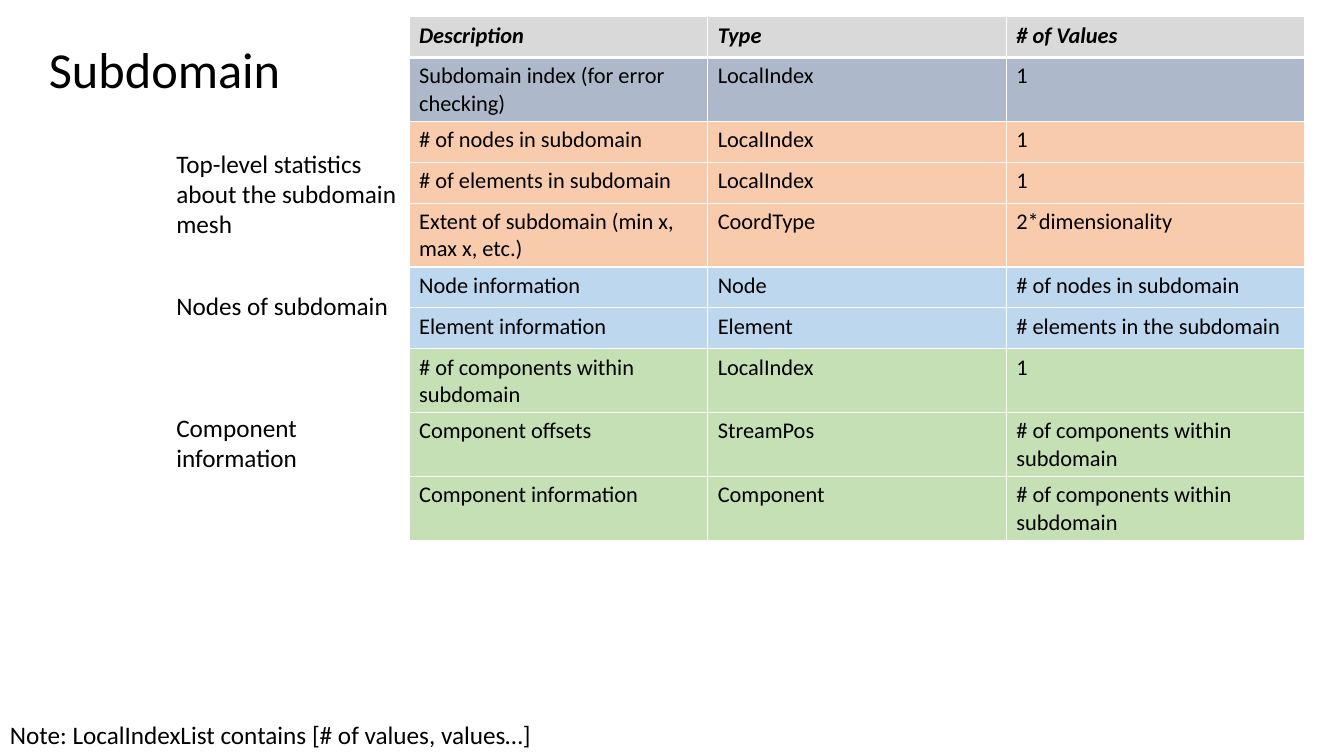
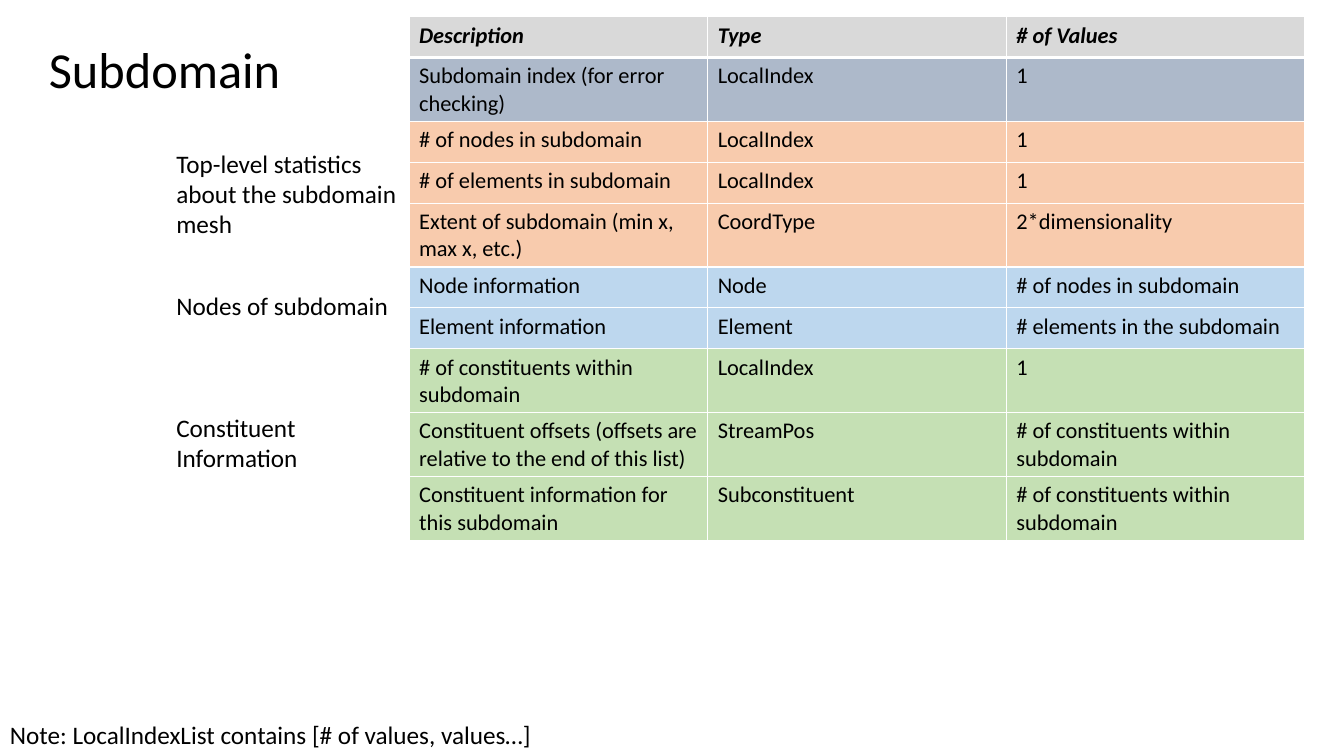
Before and after one commit to afrl/sheff-fea-io, a slide deck: slide 13 of docs/FormatSpecification.pptx (slide 12 before the commit). Drawn at 1344x756 pixels with LibreOffice and Linux fonts; fonts in the diff are those of the drawing. Boxes give left, top, right and bottom in pixels: in the first picture for what was removed or moved away, otherwise in the second. Text is boxed around its words. In the diff, an @@ line names an element or a change of style, - is before the commit and + after.

Commit message:
Changed jargon to constituents, almost finished MeshWriter.

```diff
--- a/docs/FormatSpecification.pptx
+++ b/docs/FormatSpecification.pptx
@@ table at box(409, 16, 1305, 567) @@
-row 8, column 1: # of components within subdomain
+row 8, column 1: # of constituents within subdomain
-row 9, column 1: Component offsets
+row 9, column 1: Constituent offsets (offsets are relative to the end of this list)
-row 9, column 3: # of components within subdomain
+row 9, column 3: # of constituents within subdomain
-row 10: Component information | Component | # of components within subdomain
+row 10: Constituent information for this subdomain | Subconstituent | # of constituents within subdomain
@@ text at box(176, 419, 297, 468): text changed @@
-Component information
+Constituent Information
```
Also in this commit, not shown: 3 other slides changed, 1 slide added, 7 other files.
